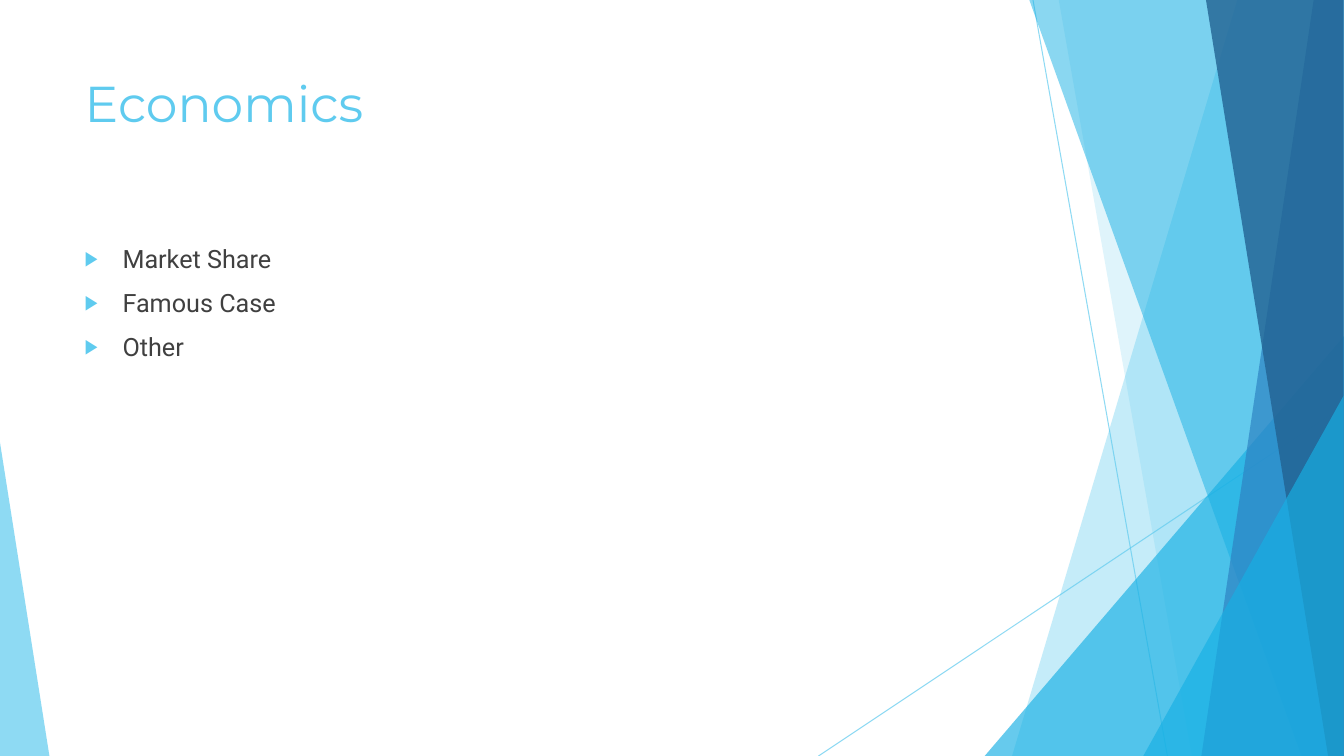
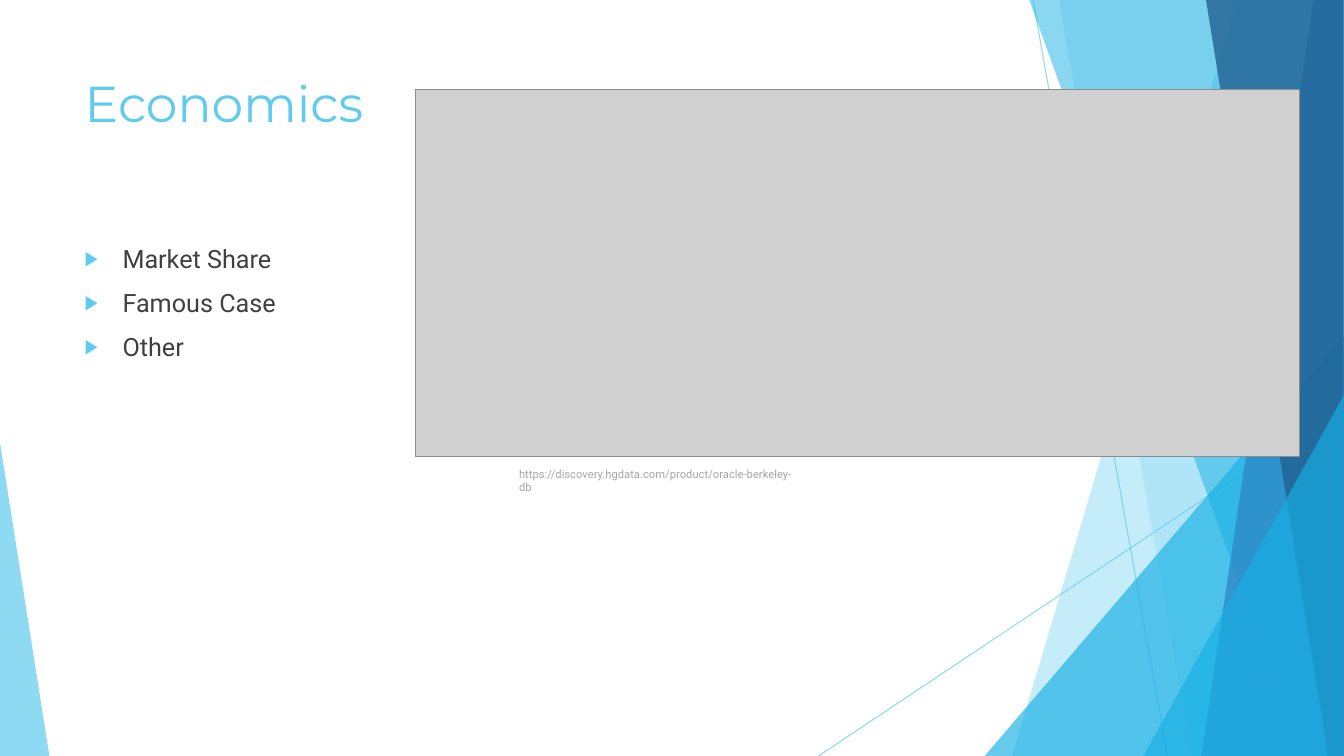
Before and after one commit to shellucas/BerkeleyDBDemo, a slide deck: slide 8 of Berkeley DB.pptx. Drawn at 1344x756 pixels with LibreOffice and Linux fonts; fonts in the diff are those of the drawing; grey boxes stand for pictures. Boxes give left, top, right and bottom in pixels: in the first picture for what was removed or moved away, otherwise in the second. Text is boxed around its words. In the diff, an @@ line names an element or a change of style, - is before the commit and + after.

Commit message:
Added some pictures, I think

```diff
--- a/Berkeley DB.pptx
+++ b/Berkeley DB.pptx
@@ picture added at [415,90,1300,457] @@
@@ text added at [519,470,791,491], 8 pt, text #A6A6A6 @@
+https://discovery.hgdata.com/product/oracle-berkeley-db
```
Also in this commit, not shown: 1 other slide changed.
